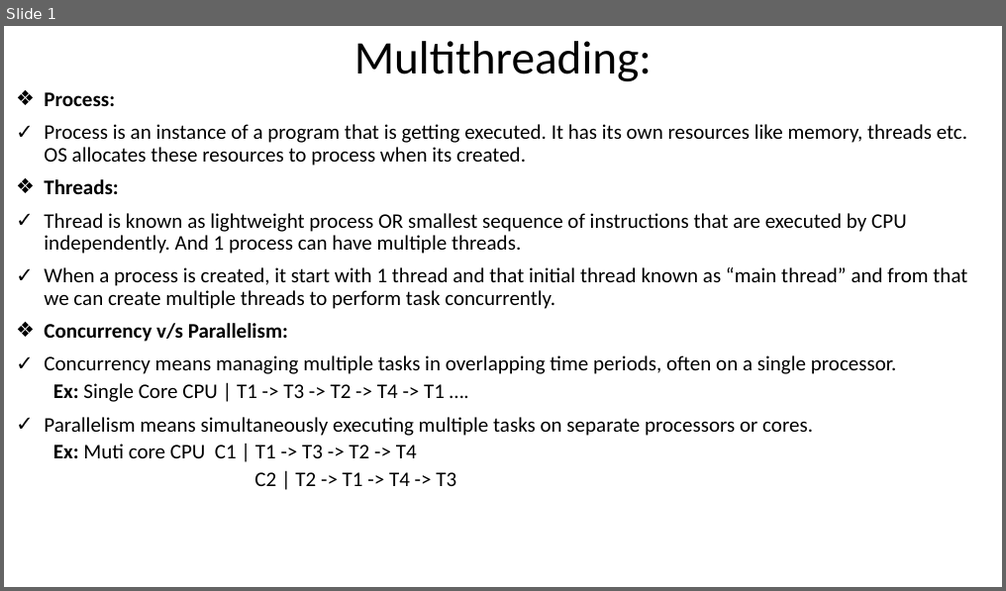
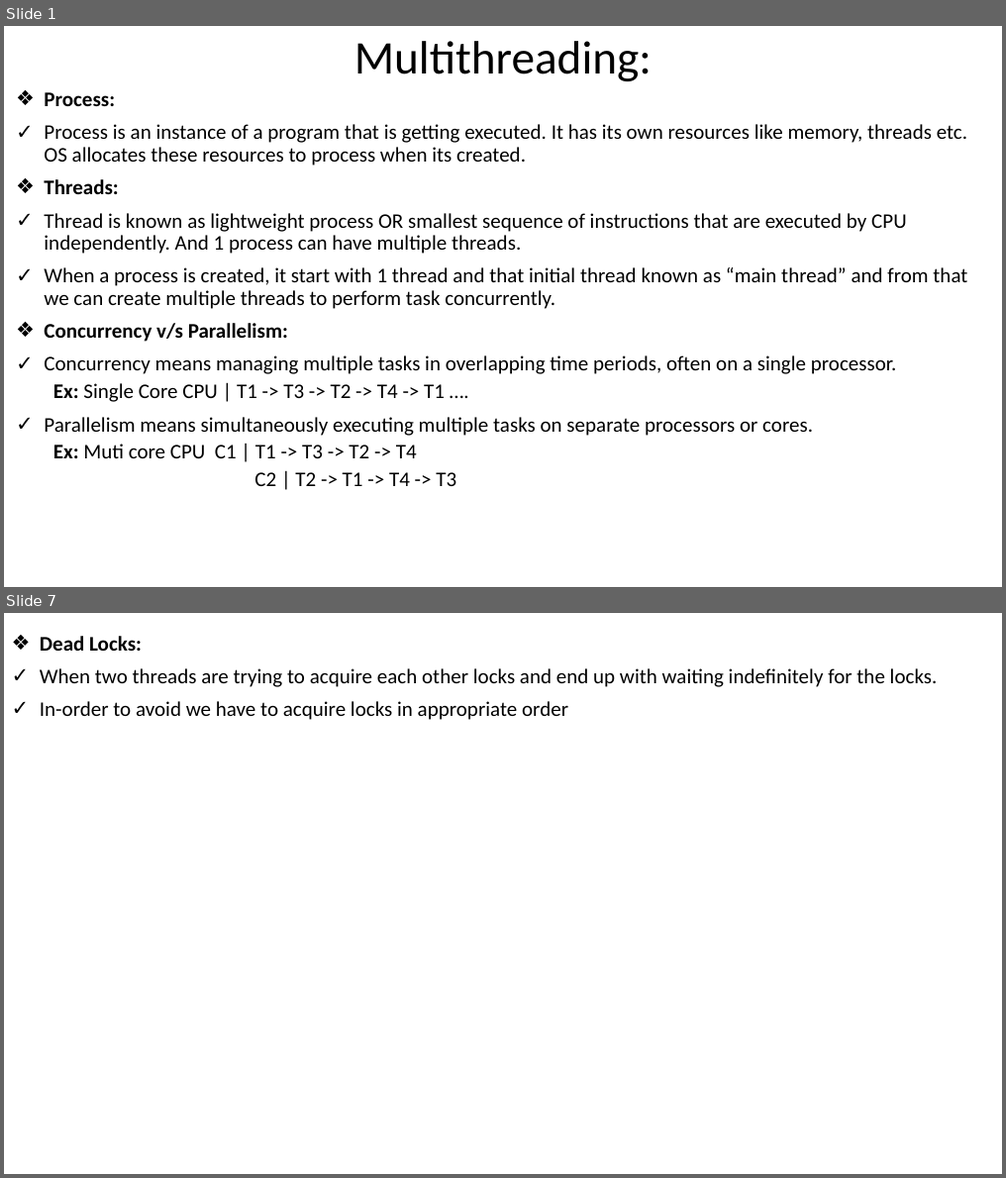
Before and after one commit to the-dev-pal/knowledge-rewards, a slide deck: src/Java/MultiThreading/MultiThreading.pptx. Shown one above the other, each under a label of ours: slide 1 before the commit, slides 1 and 7 after it; the slides between them are not shown. The pictures are 1006x591 and 1006x1178 pixels, drawn with LibreOffice and Linux fonts; fonts in the diff are those of the drawing. Boxes give left, top, right and bottom in pixels: in the first picture for what was removed or moved away, otherwise in the second. Text is boxed around its words. In the diff, an @@ line names an element or a change of style, - is before the commit and + after.

```diff
--- a/src/Java/MultiThreading/MultiThreading.pptx
+++ b/src/Java/MultiThreading/MultiThreading.pptx
@@ slide 7 added at [4,613,1002,1174], background #FFFFFF @@
@@ text added at [40,636,938,720], 20 pt, text #000000 @@
+❖ Dead Locks:
+✓ When two threads are trying to acquire each other locks and end up with waiting indefinitely for the locks.
+✓ In-order to avoid we have to acquire locks in appropriate order
```
Also in this commit, not shown: 2 slides changed, 4 other slides added, 26 other files.
